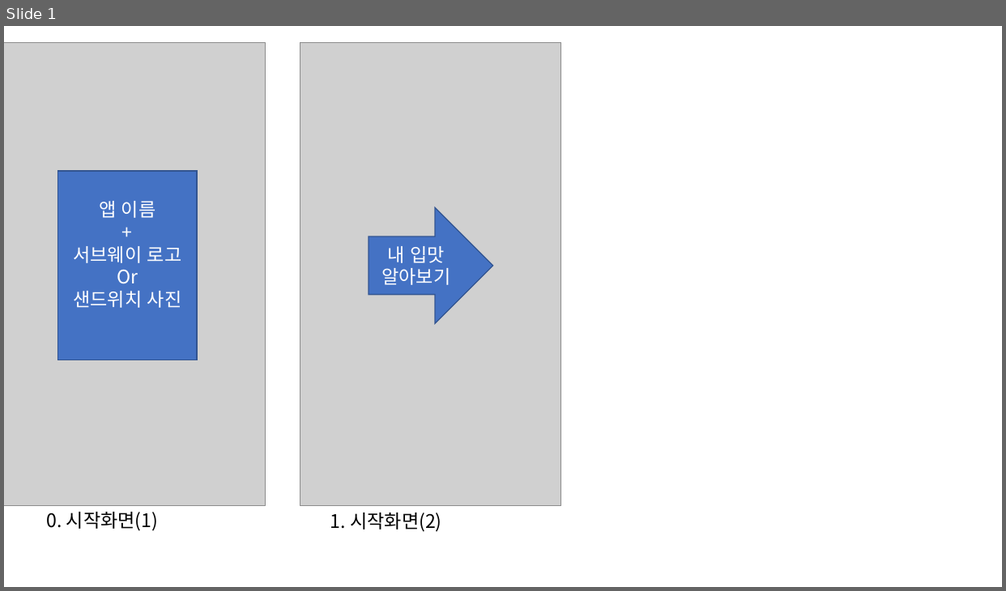
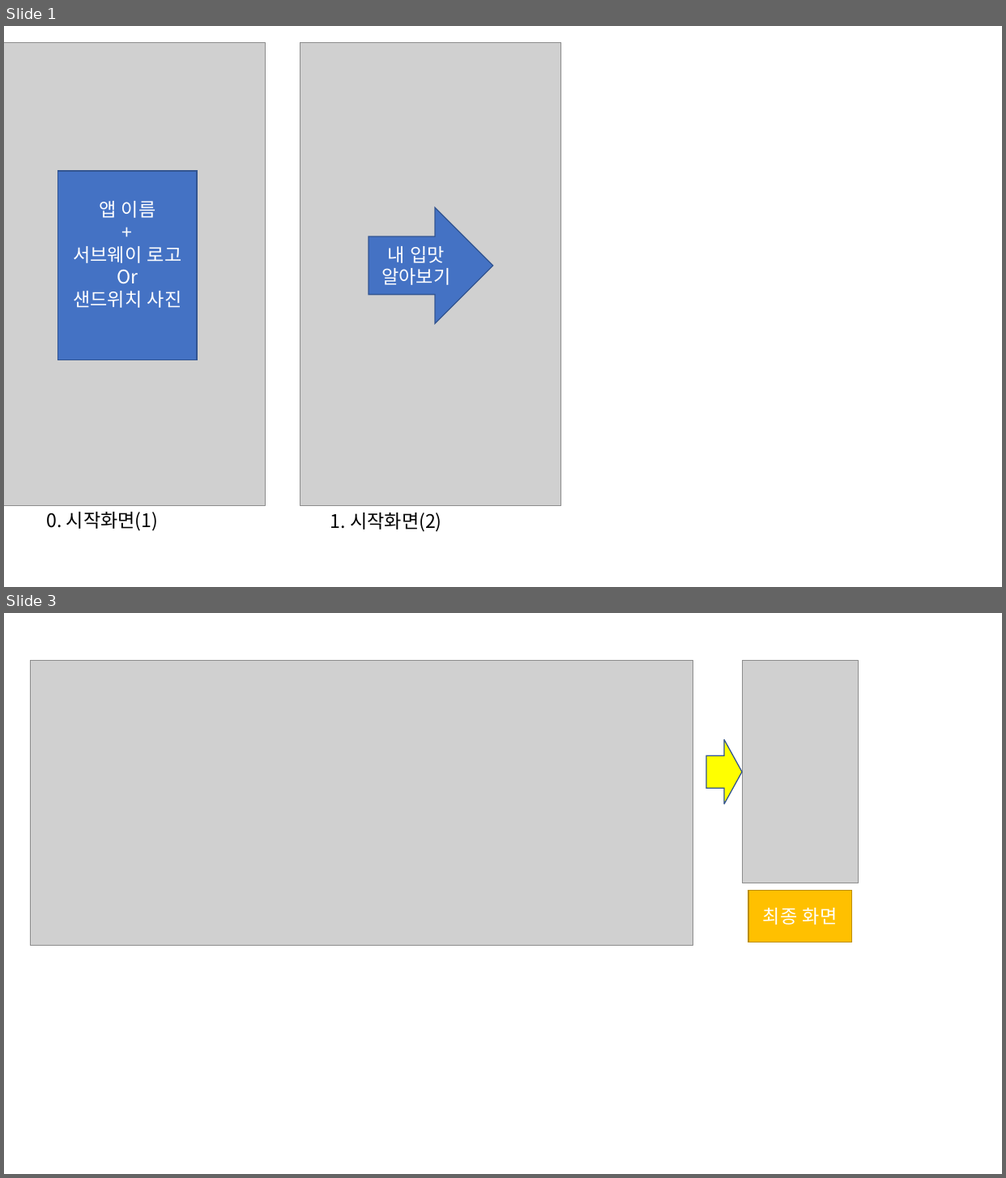
Before and after one commit to MS1027/subwayapp, a slide deck: app_android/앱_기초_구상.pptx. Shown one above the other, each under a label of ours: slide 1 before the commit, slides 1 and 3 after it; the slides between them are not shown. The pictures are 1006x591 and 1006x1178 pixels, drawn with LibreOffice and Linux fonts; fonts in the diff are those of the drawing; grey boxes stand for pictures. Boxes give left, top, right and bottom in pixels: in the first picture for what was removed or moved away, otherwise in the second. Text is boxed around its words. In the diff, an @@ line names an element or a change of style, - is before the commit and + after.

```diff
--- a/app_android/앱_기초_구상.pptx
+++ b/app_android/앱_기초_구상.pptx
@@ slide 3 added at (4,613,1002,1174), background #FFFFFF @@
@@ picture added at (31,660,693,945) @@
@@ picture added at (742,660,859,884) @@
@@ right arrow added at (706,739,742,804), fill #FFFF00, outline #325491 1 pt @@
@@ rectangle added at (749,891,852,943), fill #FFC000, outline #BD8E00 1 pt, 18 pt, text #FFFFFF @@
+최종 화면
```
Also in this commit, not shown: 1 slide changed, 1 other file.
